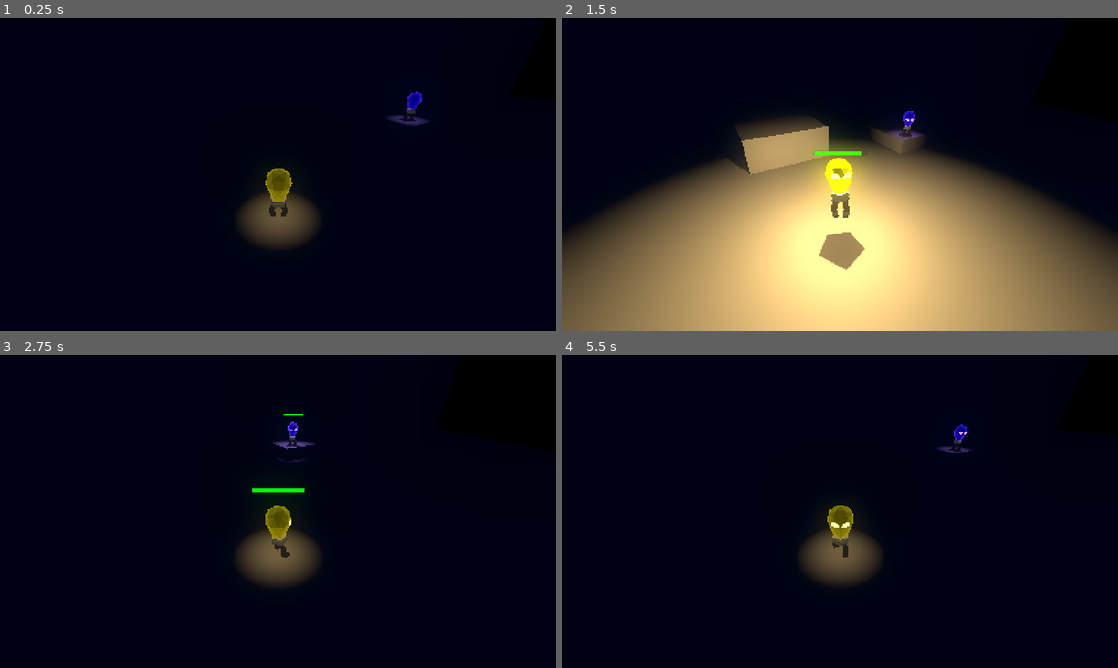
Above: before the commit, frames 1-4 (two rows, left to right).
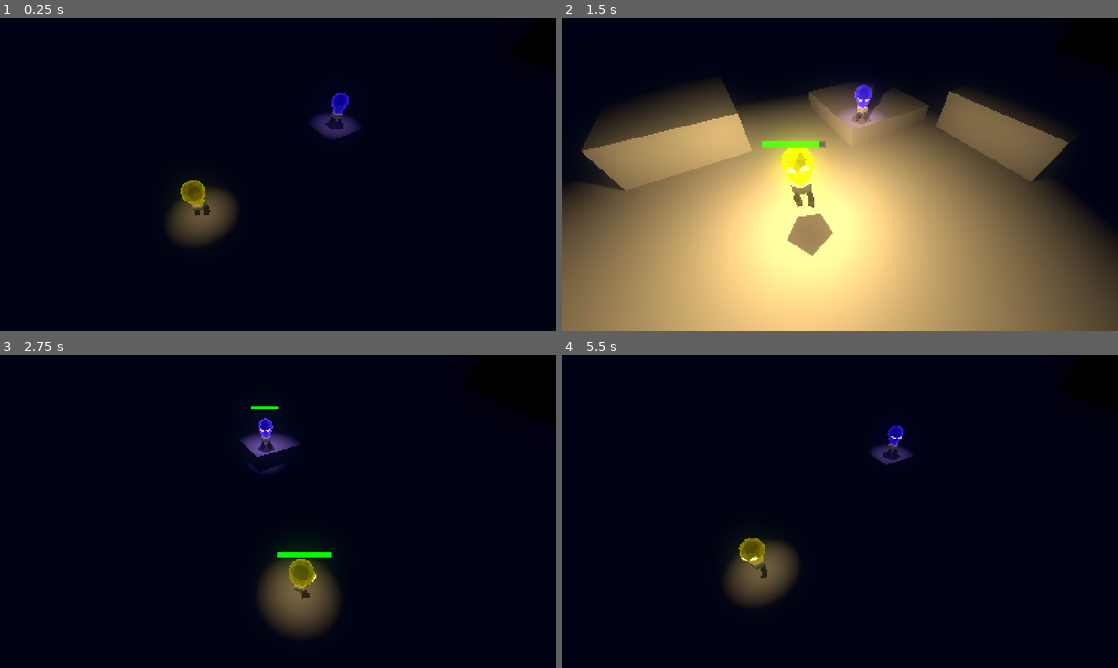
Above: after the commit, the same moments.

Repository: LowPolyFreak/EllieDeesAdventure
Game: Godot game, scene res://Scenes/main.tscn
Same seed, same stepped clock (60 frames per second), same inputs: the game is played once before the commit and once after it.
Inputs:
- Up to frame 1 (0.25 s): no input
- Up to frame 2 (1.5 s): tap Enter at 0.5 s; hold D (right_p1) 0.53-1.28 s; tap Down (down_p2) at 0.6 s; tap Space (jump_p1) at 0.77 s; hold S (down_p1) from 1.28 s (still down); tap Shift (glow_p1) at 1.35 s
- Up to frame 3 (2.75 s): tap Space (jump_p1) at 1.52 s; release S (down_p1) at 2.03 s; hold D (right_p1) from 2.03 s (still down); tap Keypad 0 (glow_p2) at 2.1 s
- Up to frame 4 (5.5 s): release D (right_p1) at 2.78 s; hold W (up_p1) 2.78-3.53 s; tap Left (left_p2) at 2.85 s; tap Space (jump_p1) at 3.02, 3.77, 4.52 s; hold A (left_p1) 3.53-5.03 s; tap Right (right_p2) at 3.6 s; tap Up (up_p2) at 4.35 s; hold S (down_p1) from 5.03 s (still down); tap Down (down_p2) at 5.1 s

The runs differ from the first frame. In frame 1, 5.2% of the frame differs, in the area x 30-78%, y 23-74%; in frame 2, 51%, in the area x 0-100%, y 20-100%; in frame 3, 5.6%; in frame 4, 5.2%.

Commit message:
Camera movement

Diff:
--- a/Scenes/ellie.tscn
+++ b/Scenes/ellie.tscn
@@ -123,7 +123,7 @@
 [sub_resource type="ViewportTexture" id="ViewportTexture_s5hld"]
 viewport_path = NodePath("SubViewport")
 
-[node name="Ellie" type="CharacterBody3D"]
+[node name="Ellie" type="CharacterBody3D" groups=["Bulbs"]]
 script = ExtResource("1_frd3r")
 rotation_speed = 10
 
@@ -134,17 +134,17 @@
 [node name="EllieModel" parent="." instance=ExtResource("2_mu1gt")]
 
 [node name="Skeleton3D" parent="EllieModel/Armature" index="0"]
-bones/0/position = Vector3(0.0092596, 0.485104, -0.0204818)
-bones/0/rotation = Quaternion(-0.0360025, -0.00338019, -0.00153663, 0.999345)
-bones/1/rotation = Quaternion(0.0619512, -0.180162, 0.967884, 0.164028)
+bones/0/position = Vector3(0.00974861, 0.48332, -0.0222489)
+bones/0/rotation = Quaternion(-0.0399708, -0.00365651, -0.00162838, 0.999193)
+bones/1/rotation = Quaternion(0.0631664, -0.184291, 0.96665, 0.166235)
 bones/1/scale = Vector3(1, 1, 1)
-bones/2/rotation = Quaternion(0.452046, -0.0038416, 0.211282, 0.866602)
-bones/3/rotation = Quaternion(-0.857839, -0.0248991, -0.0339313, 0.512193)
+bones/2/rotation = Quaternion(0.457123, -0.00382718, 0.213655, 0.863351)
+bones/3/rotation = Quaternion(-0.860434, -0.0232736, -0.0328623, 0.507968)
 bones/3/scale = Vector3(1, 1, 1)
-bones/4/rotation = Quaternion(-0.0424685, -0.187681, 0.97103, -0.141681)
+bones/4/rotation = Quaternion(-0.0422897, -0.192338, 0.970001, -0.142536)
 bones/4/scale = Vector3(1, 1, 1)
-bones/5/rotation = Quaternion(0.460173, 0.00381842, -0.215081, 0.861375)
-bones/6/rotation = Quaternion(-0.862811, 0.0274085, 0.0633406, 0.500793)
+bones/5/rotation = Quaternion(0.465606, 0.00380262, -0.21762, 0.85781)
+bones/6/rotation = Quaternion(-0.865618, 0.0261078, 0.0640148, 0.49591)
 bones/6/scale = Vector3(1, 1, 1)
 bones/7/position = Vector3(-0.187498, 0.245262, -0.282433)
 bones/8/position = Vector3(-0.170884, 0.0506439, 0.0332276)
@@ -157,7 +157,7 @@
 bones/10/scale = Vector3(1, 1, 1)
 
 [node name="BoneAttachment3D" parent="EllieModel/Armature/Skeleton3D" index="0"]
-transform = Transform3D(0.999972, 0.00331463, -0.0066453, -0.00282785, 0.997403, 0.0719682, 0.00686659, -0.0719474, 0.997385, 0.0092596, 0.485104, -0.0204818)
+transform = Transform3D(0.999968, 0.00354644, -0.00717694, -0.00296183, 0.996799, 0.0798889, 0.00743729, -0.0798651, 0.996778, 0.00974861, 0.48332, -0.0222489)
 
 [node name="OmniLight3D" parent="EllieModel/Armature/Skeleton3D/BoneAttachment3D" index="0"]
 light_energy = 0.25
@@ -165,14 +165,6 @@
 
 [node name="Bulb" parent="EllieModel/Armature/Skeleton3D" index="1"]
 mesh = SubResource("ArrayMesh_so272")
-
-[node name="SpringArmPivot" type="Node3D" parent="."]
-
-[node name="SpringArm3D" type="SpringArm3D" parent="SpringArmPivot"]
-transform = Transform3D(1, 0, 0, 0, 0.866025, 0.5, 0, -0.5, 0.866025, 0, 4, 4.26795)
-
-[node name="CameraFollow" type="Camera3D" parent="SpringArmPivot/SpringArm3D"]
-current = true
 
 [node name="AnimationTree" type="AnimationTree" parent="."]
 root_node = NodePath("../EllieModel")
--- a/Scenes/main.tscn
+++ b/Scenes/main.tscn
@@ -1,7 +1,8 @@
-[gd_scene load_steps=15 format=3 uid="uid://d77j3ls5t155"]
+[gd_scene load_steps=16 format=3 uid="uid://d77j3ls5t155"]
 
 [ext_resource type="PackedScene" uid="uid://csgj0877gbjpp" path="res://Scenes/ellie.tscn" id="1_tsqy0"]
 [ext_resource type="PackedScene" uid="uid://b004s5usrh0un" path="res://Scenes/dee.tscn" id="2_2yub6"]
+[ext_resource type="Script" path="res://Scripts/camera_follow.gd" id="3_8lji5"]
 
 [sub_resource type="ProceduralSkyMaterial" id="ProceduralSkyMaterial_75w87"]
 sky_horizon_color = Color(0.64625, 0.65575, 0.67075, 1)
@@ -141,7 +142,7 @@
 shape = SubResource("ConcavePolygonShape3D_ts4oa")
 
 [node name="Ellie" parent="." instance=ExtResource("1_tsqy0")]
-transform = Transform3D(1, 0, 0, 0, 1, 0, 0, 0, 1, -6.74934, 0, 6.32624)
+transform = Transform3D(1, 0, 0, 0, 1, 0, 0, 0, 1, -4.26215, 0, 3.08242)
 
 [node name="Dee" parent="." instance=ExtResource("2_2yub6")]
 transform = Transform3D(1, 0, 0, 0, 1, 0, 0, 0, 1, 1.60304, 1, -1.70159)
@@ -163,3 +164,24 @@
 "": SubResource("AnimationLibrary_uhvqq")
 }
 autoplay = "new_animation"
+
+[node name="CameraFollow" type="Node3D" parent="."]
+script = ExtResource("3_8lji5")
+
+[node name="SpringArm3D" type="SpringArm3D" parent="CameraFollow"]
+transform = Transform3D(1, 0, 0, 0, 0.707106, 0.707107, 0, -0.707107, 0.707106, 0, 6.97469, 7.24263)
+
+[node name="Camera3D" type="Camera3D" parent="CameraFollow/SpringArm3D"]
+current = true
+
+[node name="UpdateTimer" type="Timer" parent="CameraFollow"]
+wait_time = 0.25
+autostart = true
+
+[node name="ZoomIn" type="Marker3D" parent="CameraFollow"]
+transform = Transform3D(1, 0, 0, 0, 0.707107, 0.707107, 0, -0.707107, 0.707107, 0, 4.13456, 4.40251)
+
+[node name="ZoomOut" type="Marker3D" parent="CameraFollow"]
+transform = Transform3D(1, 0, 0, 0, 0.707107, 0.707107, 0, -0.707107, 0.707107, 0, 8.17945, 8.4474)
+
+[connection signal="timeout" from="CameraFollow/UpdateTimer" to="CameraFollow" method="_on_update_timer_timeout"]
--- /dev/null
+++ b/Scripts/camera_follow.gd
@@ -0,0 +1,25 @@
+extends Node3D
+
+@export var max_distance := 17.0
+
+@onready var spring_arm_3d: SpringArm3D = $SpringArm3D
+
+var bulbs
+
+func _ready() -> void:
+	bulbs = get_tree().get_nodes_in_group("Bulbs")
+
+func _process(_delta: float) -> void:
+	global_position.x = lerp(bulbs[0].global_position.x, bulbs[-1].global_position.x, 0.5)
+	global_position.z = lerp(bulbs[0].global_position.z, bulbs[-1].global_position.z, 0.5)
+
+
+	var distance = bulbs[0].global_position.distance_to(bulbs[-1].global_position)
+	var distance_percentage = ((distance * 100) / max_distance) / 100
+
+	print(distance)
+	print(distance_percentage)
+	spring_arm_3d.global_position = lerp($ZoomIn.global_position, $ZoomOut.global_position, distance_percentage)
+
+func _on_update_timer_timeout() -> void:
+	bulbs = get_tree().get_nodes_in_group("Bulbs")
--- a/Scripts/player.gd
+++ b/Scripts/player.gd
@@ -10,7 +10,6 @@
 @export var glow_light_range = 15
 
 @onready var animation_tree = $AnimationTree
-@onready var camera_follow = $SpringArmPivot/SpringArm3D/CameraFollow
 @onready var omni_light_3d = $EllieModel/Armature/Skeleton3D/BoneAttachment3D/OmniLight3D
 @onready var ellie_model = $EllieModel
 @onready var bulb: MeshInstance3D = $EllieModel/Armature/Skeleton3D/Bulb
@@ -40,7 +39,6 @@
 
 func _ready():
 	if !player_1:
-		camera_follow.current = false
 		up = "up_p2"
 		down = "down_p2"
 		left = "left_p2"
--- a/project.godot
+++ b/project.godot
@@ -23,6 +23,10 @@
 window/size/window_width_override=1280
 window/size/window_height_override=720
 window/stretch/mode="viewport"
+
+[global_group]
+
+Bulbs=""
 
 [input]
 
